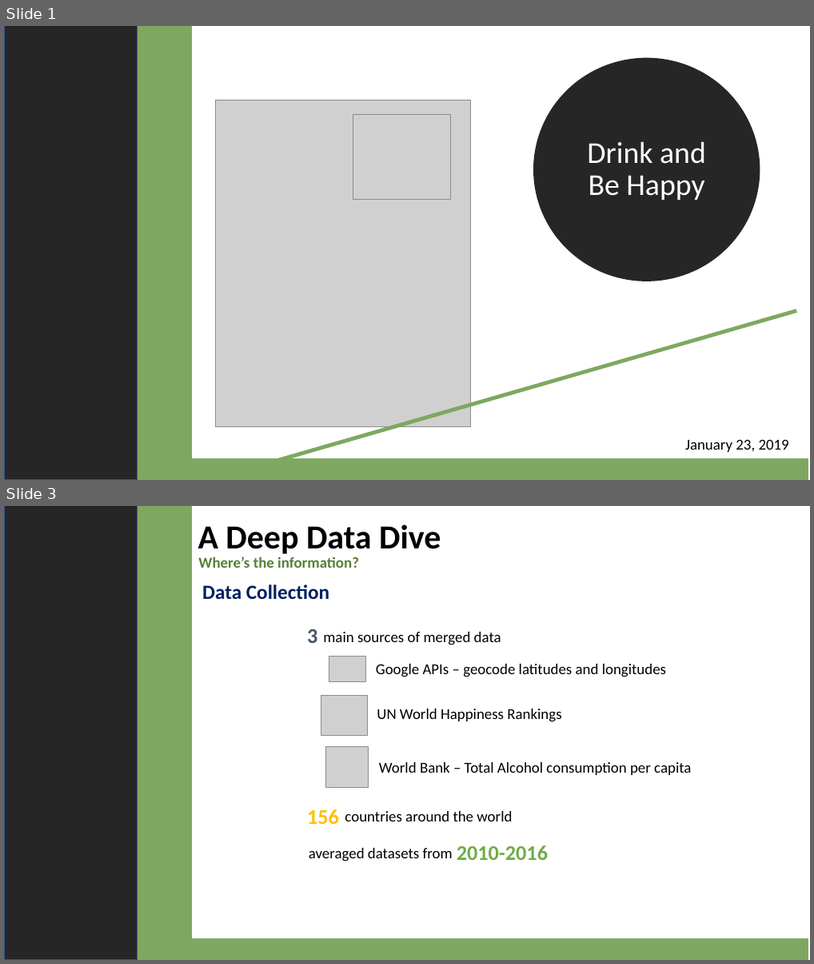
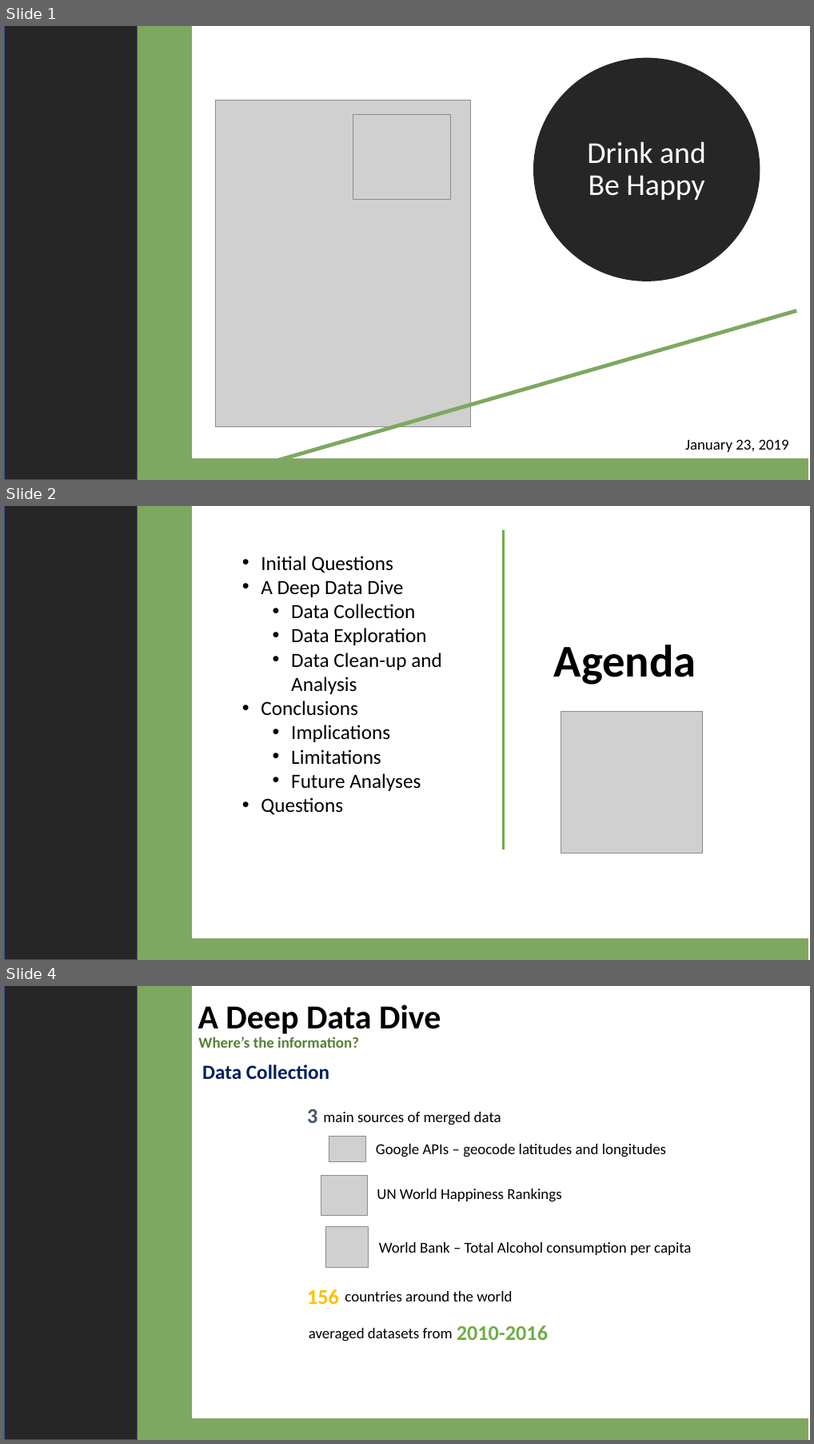
Before and after one commit to 4d4m43/DrinkAndBeHapPY, a slide deck: For Submittal/DrinkandBeHappyFinal.pptx. Shown one above the other, each under a label of ours: slides 1 and 3 before the commit, slides 1, 2 and 4 after it; the slides between them are not shown. The pictures are 814x964 and 814x1444 pixels, drawn with LibreOffice and Linux fonts; fonts in the diff are those of the drawing; grey boxes stand for pictures. Boxes give left, top, right and bottom in pixels: in the first picture for what was removed or moved away, otherwise in the second. Text is boxed around its words. In the diff, an @@ line names an element or a change of style, - is before the commit and + after.

Commit message:
added implications slide and fixed agenda

```diff
--- a/For Submittal/DrinkandBeHappyFinal.pptx
+++ b/For Submittal/DrinkandBeHappyFinal.pptx
@@ slide 2 added at [4,506,810,960], background #542C39 @@
@@ rectangle added at [4,506,810,960], fill #FFFFFF @@
@@ rectangle added at [4,506,137,960], fill #262626, outline #325491 1 pt @@
@@ rectangle added at [70,506,191,960], fill #7EA861, outline #7EA861 1 pt @@
@@ line added from (504, 530) to (504, 850), #70AD47 2.75 pt @@
@@ text added at [261,556,442,815], 24 pt, text #000000 @@
+• Initial Questions
+• A Deep Data Dive
+  • Data Collection
+  • Data Exploration
+  • Data Clean-up and Analysis
+• Conclusions
+  • Implications
+  • Limitations
+  • Future Analyses
+• Questions
@@ text added at [554,644,697,684], 54 pt, text #000000, bold @@
+Agenda
@@ picture added at [561,711,702,852] @@
@@ rectangle added at [169,939,809,960], fill #7EA861, outline #7EA861 1 pt @@
@@ what was slide 3 is now slide 4 @@
```
Also in this commit, not shown: 9 slides changed, 4 other slides added.
